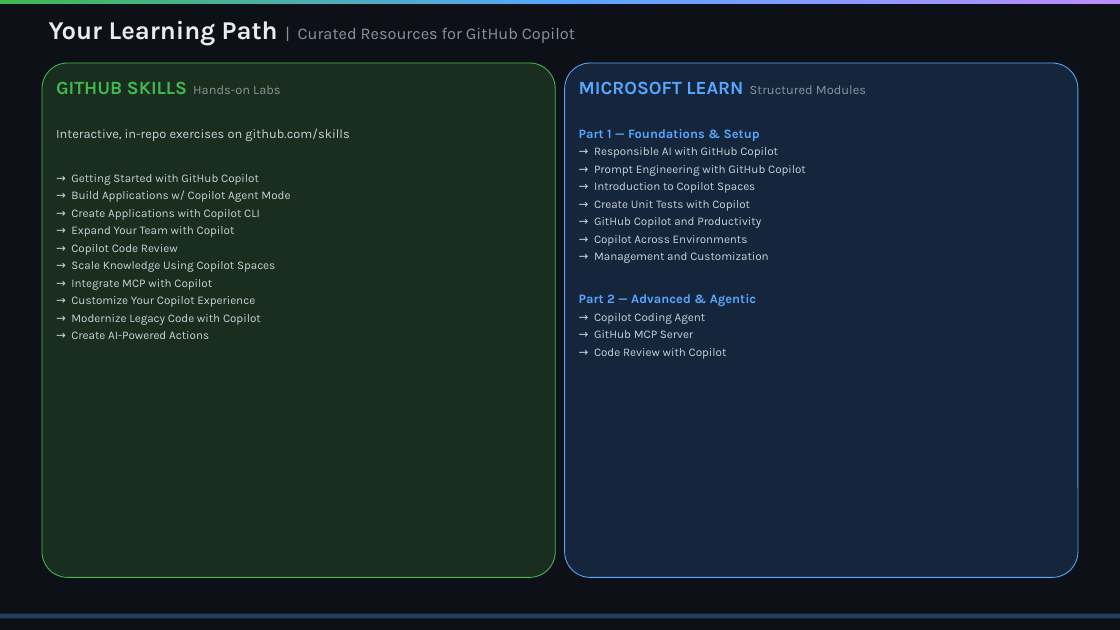
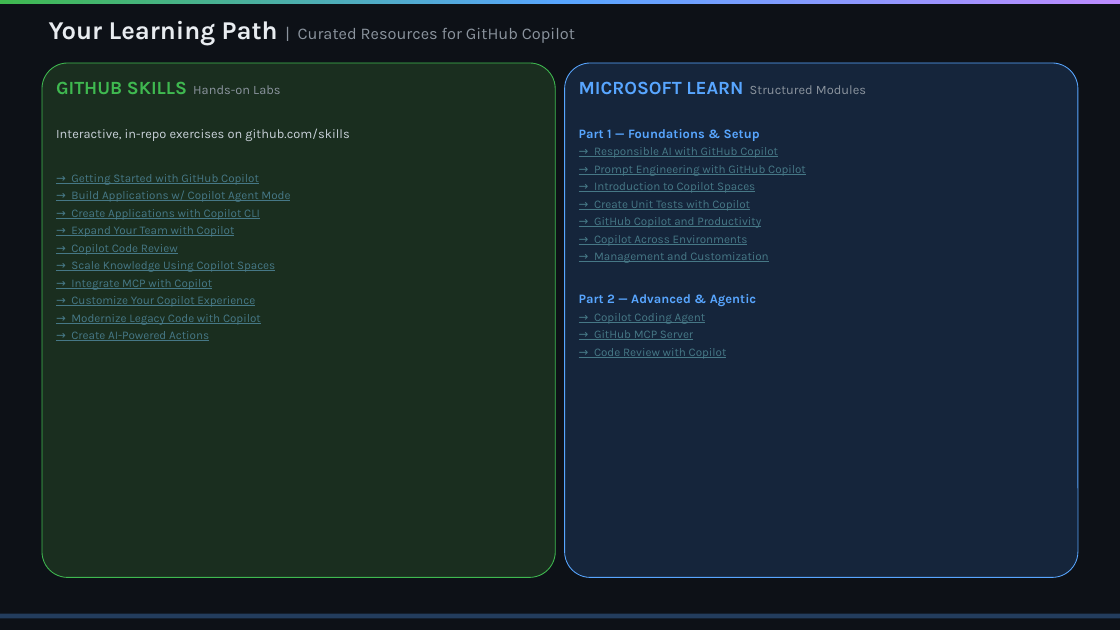
Before and after one commit to SteveHoggNZ/kb, a slide deck: slide 3 of 00-github-copilot-orientationmap.pptx. Drawn at 1120x630 pixels with LibreOffice and Linux fonts; fonts in the diff are those of the drawing. Boxes give left, top, right and bottom in pixels: in the first picture for what was removed or moved away, otherwise in the second. Text is boxed around its words. In the diff, an @@ line names an element or a change of style, - is before the commit and + after.

```diff
--- a/00-github-copilot-orientationmap.pptx
+++ b/00-github-copilot-orientationmap.pptx
@@ text in rounded rectangle at [594, 147, 806, 359]: text colour #C9D1D9 to #467886, underline on in "→ Responsible AI with GitHub Copilot", "→ Prompt Engineering with GitHub Copilot", "→ Introduction to Copilot Spaces", "→ Create Unit Tests with Copilot" and 6 more places @@
@@ text in rounded rectangle at [71, 174, 290, 341]: text colour #C9D1D9 to #467886, underline on in "→ Getting Started with GitHub Copilot", "→ Build Applications w/ Copilot Agent Mode", "→ Create Applications with Copilot CLI", "→ Expand Your Team with Copilot" and 6 more places @@
```
Also in this commit, not shown: 5 other slides changed.
